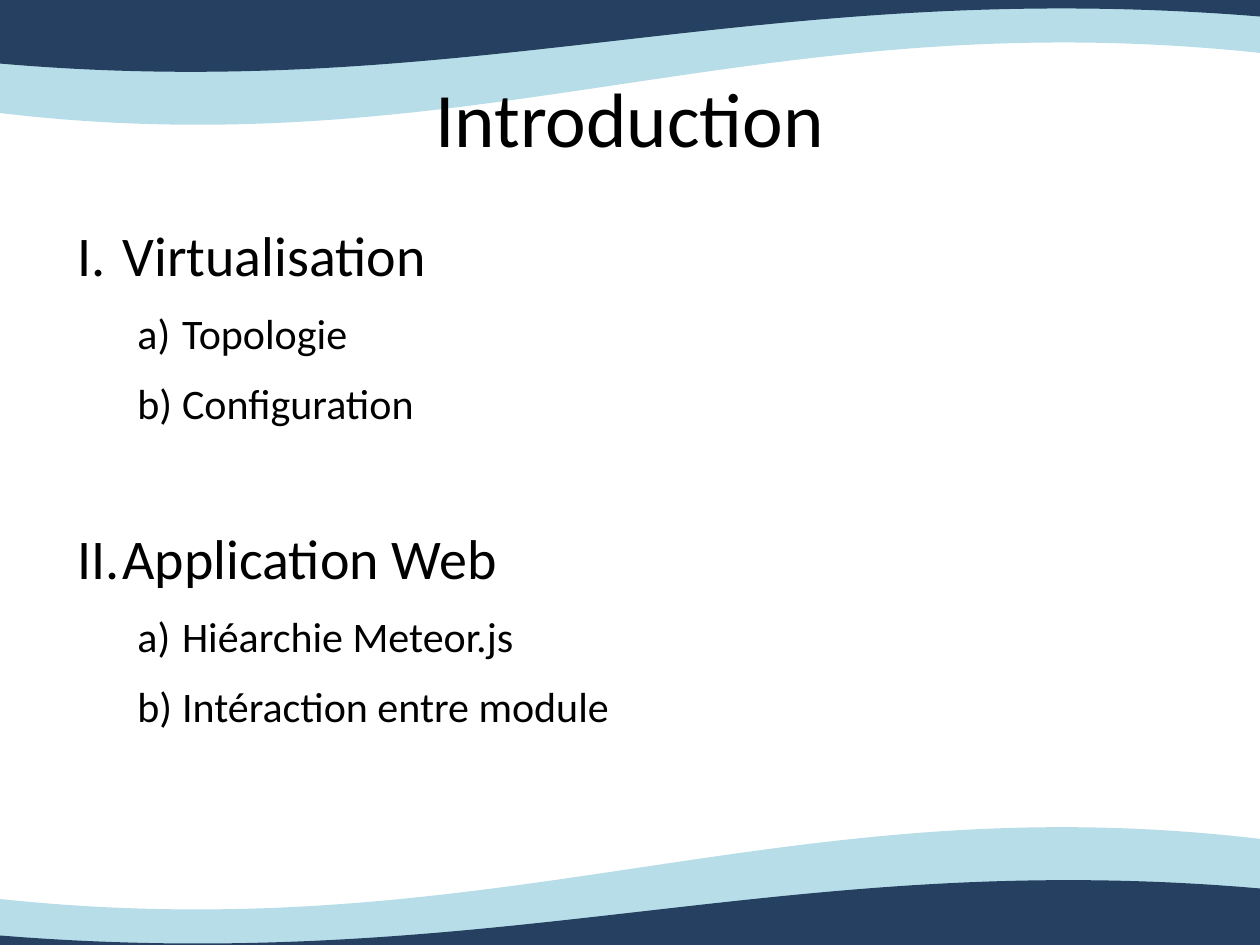
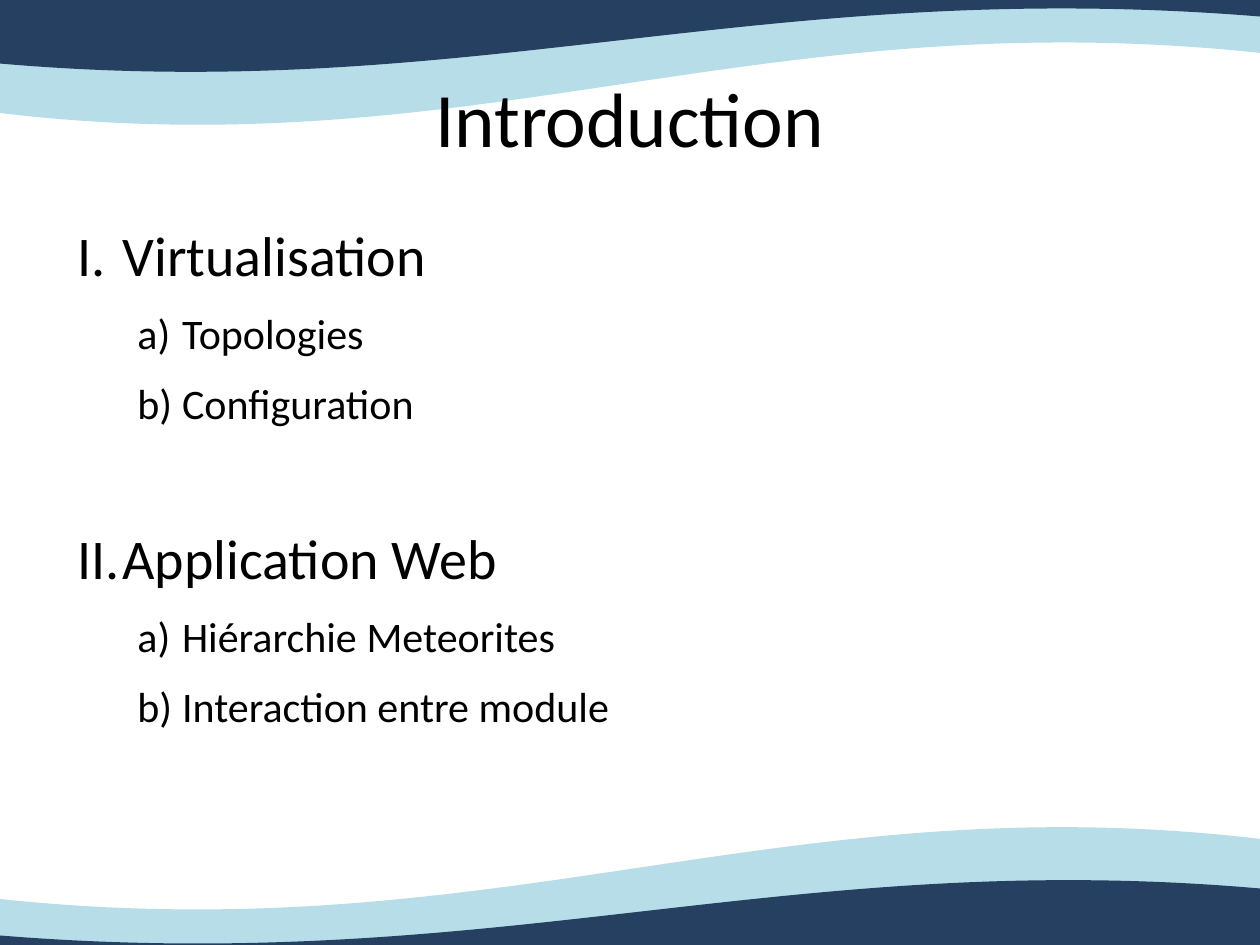
Before and after one commit to michelmassamiri/BlackHole-Routing-JS-App, a slide deck: slide 3 of audits/audits_1er_release.odp. Drawn at 1260x945 pixels with LibreOffice and Linux fonts; fonts in the diff are those of the drawing. Boxes give left, top, right and bottom in pixels: in the first picture for what was removed or moved away, otherwise in the second. Text is boxed around its words. In the diff, an @@ line names an element or a change of style, - is before the commit and + after.

Commit message:
Fixng grammatical mistakes

```diff
--- a/audits/audits_1er_release.odp
+++ b/audits/audits_1er_release.odp
@@ text at <box>182,319,364,357</box>: text changed @@
-  a) Topologie
+  a) Topologies
@@ text at <box>182,622,609,723</box>: text changed @@
-  a) Hiéarchie Meteor.js
-  b) Intéraction entre module
+  a) Hiérarchie Meteorites
+  b) Interaction entre module
```
